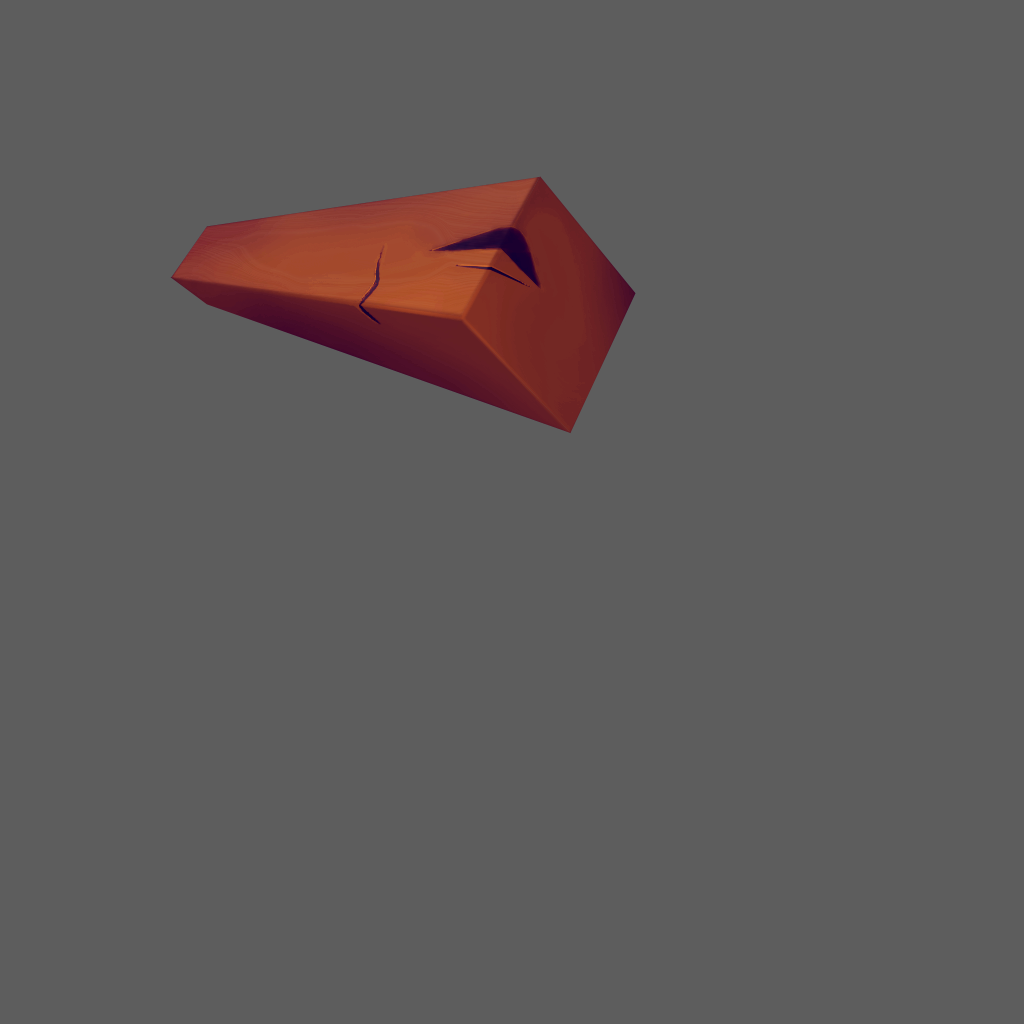
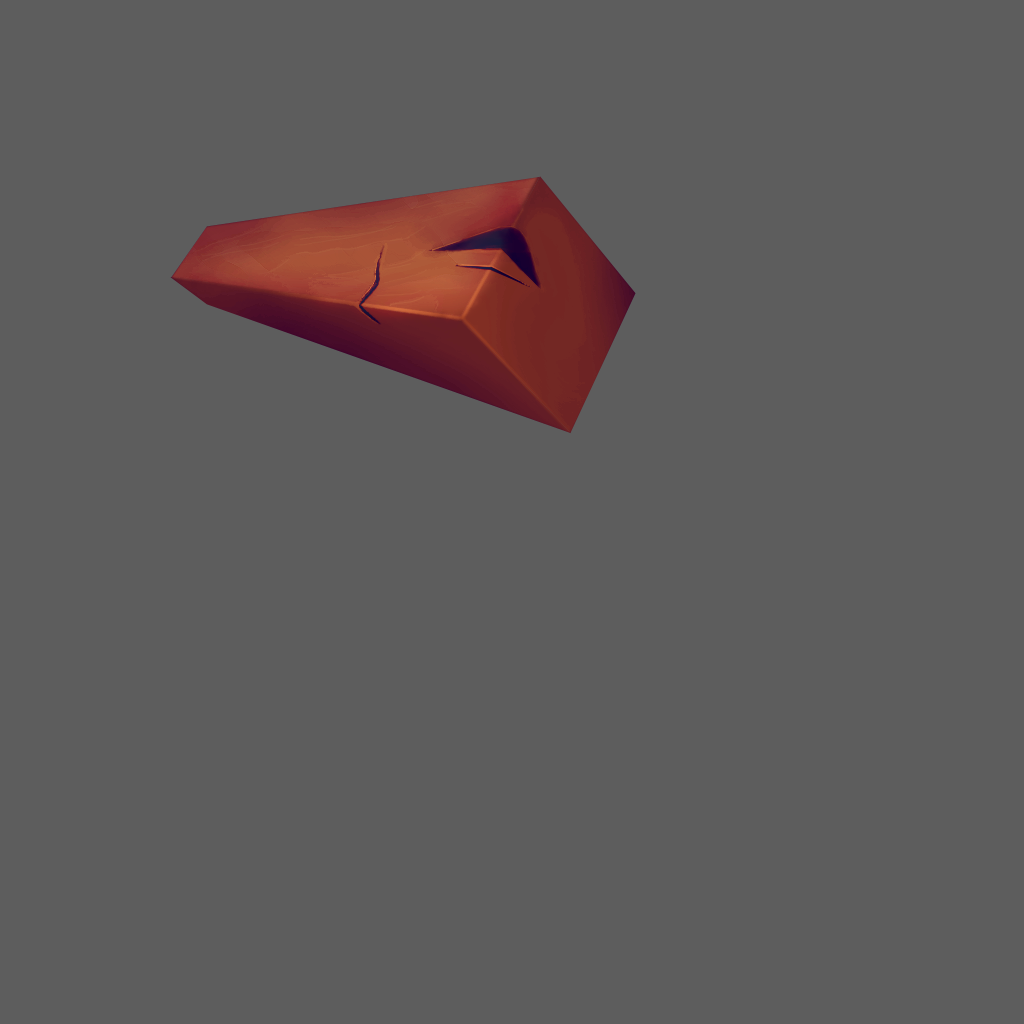
Two versions of the same layered image (1024x1024). Layer-by-layer changes:
painted on "Layer 12" over [173, 178, 537, 323]
